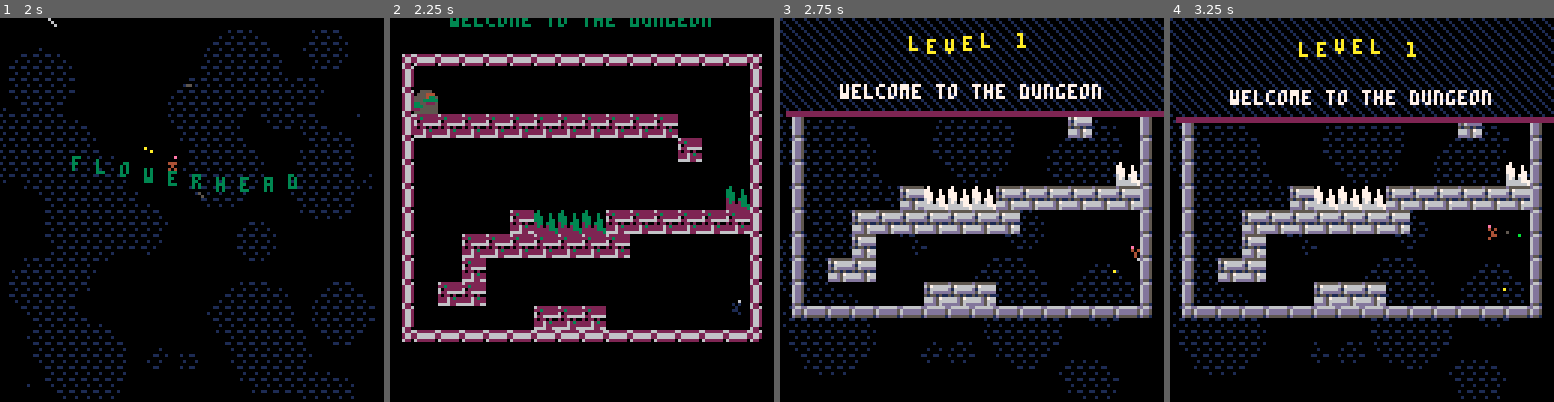
Above: before the commit, frames 1-4 (left to right).
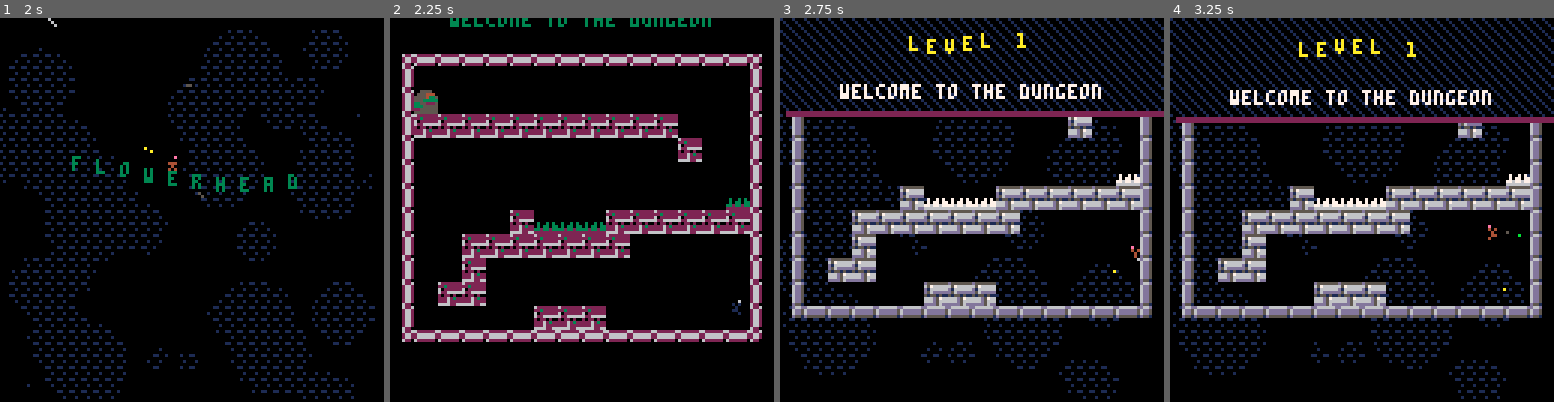
Above: after the commit, the same moments.

Repository: charlietran/flowerhead
Game: PICO-8 cartridge flowerhead.p8
Two runs of this game, one before a commit and one after it. Both use one fixed random seed, a clock stepped at 60 frames per second and the inputs below.
Inputs:
- Up to frame 1 (2 s): tap X (X key) at 0.33, 1.07, 1.85 s; tap O (Z key) at 0.7, 1.7 s; hold Right from 1.6 s (still down)
- Up to frame 2 (2.25 s): release Right at 2.1 s; tap O (Z key) at 2.1 s; hold Up from 2.15 s (still down)
- Up to frame 3 (2.75 s): release Up at 2.42 s; hold Right from 2.47 s (still down); tap O (Z key) at 2.5 s
- Up to frame 4 (3.25 s): tap O (Z key) at 2.9 s; tap X (X key) at 2.97 s; release Right at 3.03 s; hold Left from 3.08 s (still down)

Frame 1 is identical in both runs. In frame 2, 0.7% of the frame differs, in the area x 37-94%, y 43-57%; in frame 3, 0.7%; in frame 4, 0.7%.

Commit message:
New level, redo spikes
* Add level 7, "around the bend"
* Redo spikes to be half height (only 4 px tall) and adjust spike collision code. Full height spikes are still available
* Change visuals for non-plantable blocks to better signal that they're already semi-green

Diff:
--- a/flowerhead.p8
+++ b/flowerhead.p8
@@ -398,6 +398,12 @@
       }),
     level_class.new({
         index=7,
+        cx1=112,cy1=0,
+        num_bees=2,
+        desc="around the bend",
+      }),
+    level_class.new({
+        index=16,
         cx1=94,cy1=28,
         num_bees=4,
       })
@@ -1263,15 +1269,6 @@
 end
 
 function player:hit_spike()
-  if not self.hit_spike_this_frame then
-    self.hit_spike_this_frame=true
-    self.spike_timer +=1
-    return
-  end
-  if self.hit_spike_this_frame and self.spike_timer <= 4 then
-    self.spike_timer +=1
-    return
-  end
   if self.dead then return end
   self.dead=true
   self.dying_timer=30
@@ -1366,7 +1363,7 @@
     add(player.colls,{cx2,cy2})
   end
 
-  if not disable_callbacks and (is_spike(tile1) or is_spike(tile2)) then
+  if not disable_callbacks and (spike_collide(tile1,x1,y1) or spike_collide(tile2,x2,y2)) then
     entity:hit_spike()
     return
   end
@@ -1388,6 +1385,28 @@
     return coll
   else
     return false
+  end
+end
+
+-- special logic for map spike sprites
+-- since they are only 4 pixels tall
+-- 48 up
+-- 49 left
+-- 50 right
+-- 51 down
+function spike_collide(tile,x,y)
+  if not is_spike(tile) then return end
+
+  if tile==48 then
+    return y%8>4
+  elseif tile==49 then
+    return x%8>4
+  elseif tile==50 then
+    return x%8<4
+  elseif tile==51 then
+    return y%8<4
+  elseif tile > 51 and tile < 56 then
+    return true
   end
 end
 
@@ -2478,14 +2497,14 @@
 end
 
 __gfx__
-00000000d55555550000d66dd666666dd66d000000000000d66d00000000d66d0000000000000000333333335555555533333333000000000000000000000000
-000000006576666600006dd56dddddd56dd50000000000006dd5000000006dd50000000000000000333333335d5dd56533333333000000000000000000000000
-00700700d166666600006dd56dddddd56dd50000000000006dd5000000006dd50000000000000000333b3333555555553dd3d333000000000000000000000000
-00077000d56ddddd00006dd5d55555516dd5000000000000d55100000000d55100000000000000003333333b5d5555d535535531000000000000000000000000
-000770005155151100006dd5000000006dd50000d666666d00000000000000000000d66dd66d00003b3335335d5555d530030030000000000000000000000000
-00700700666d576600006dd5000000006dd500006dddddd5000000000000000000006dd56dd50000336d37365555555500030000000000000000000000000000
-00000000666d566600006dd5000000006dd500006dddddd5000000000000000000006dd56dd50000366d5666565dd5d500000000000000000000000000000000
-00000000dddd56dd0000d55100000000d5510000d555555100000000000000000000d551d5510000dddd56dd5555555500000000000000000000000000000000
+00000000d55555550000d66dd666666dd66d000000000000d66d00000000d66d0000000000000000333333333232233333333333000000000000000000000000
+000000006576666600006dd56dddddd56dd50000000000006dd5000000006dd50000000000000000333333333333232333333333000000000000000000000000
+00700700d166666600006dd56dddddd56dd50000000000006dd5000000006dd50000000000000000333b3333316363363dd3d333000000000000000000000000
+00077000d56ddddd00006dd5d55555516dd5000000000000d55100000000d55100000000000000003333333bd56dd3dd35535531000000000000000000000000
+000770005155151100006dd5000000006dd50000d666666d00000000000000000000d66dd66d00003b3335335155151130030030000000000000000000000000
+00700700666d576600006dd5000000006dd500006dddddd5000000000000000000006dd56dd50000336d3736666d576600030000000000000000000000000000
+00000000666d566600006dd5000000006dd500006dddddd5000000000000000000006dd56dd50000366d5666666d566600000000000000000000000000000000
+00000000dddd56dd0000d55100000000d5510000d555555100000000000000000000d551d5510000dddd56dddddd56dd00000000000000000000000000000000
 0c0c000c000c000000b000000000000000b000b00000000000000000000000000770004000000000000000000000000000000000000000000000000000000000
 0b00b00b00b0000004004b040040040b400400400000000000000000000000007667040000004400000440000000000000000000000000000000000000000000
 070700070007000000000000b0b0b0000000000000000000000000000000000007667a007777a000a66a00000000000000000000000000000000000000000000
@@ -2502,14 +2521,14 @@
 7575c5c5c5c5c5c5c5c5c575c5c57575c57575c5777cccccccccccccccccc777ccc7777cc7777ccc00000000000000000b00b0b0000000000000000000000000
 65c5c5c5c5c5c5c5c5c5c565c5c565c5c565c5c566cccccccccccccccccccc66cccc66cccc66cccc00000000000000000a0a000a000000000000000000000000
 c5c5c5c5c5c5c5c5c5c5c5c5c5c5c5c5c5c5c5c5cccccccccccccccccccccccccccccccccccccccc000000000000000003003030000000000000000000000000
-070000000777666666667770766666660000000000010000011100000000001077000000000000000000000000000000000000000c00700800a0000000000000
-770007007777776666777777777666660001100001011000000001100000000066667770000000000000000000000000000000000b00300b0030000000000000
-77700700007776666667770007760676000010000110100000001100111000006677777700000000000000000000000000000000c00700800a00000000000000
-777007700000006666000000077707760000110000001110001111100011000066677700000000000000000000000000000000000b00300b0030000000000000
-6770777000007666666700000770077700011110000111000010110001110000660000000000000000000000000000000000000000c00700800a000000000000
-676067700777777667777770007007771111101000011000000011100101100066670000000000000000000000000000000000000b00300b0030000000000000
-66666777000777766777700000700077001100000011110000001100001111006777777000000000000000000000000000000000000000000000000000000000
-66666667000000777700000000000070011111100111111000011110011111106677700000000000000000000000000000000000000000000000000000000000
+000000000000077667000000666666660070000000077766600000006666666600000000000000000000000000000000000000000c00700800a0000000000000
+000000000000777667770000776776770770007007777776666677706766666000000000000000000000000000000000000000000b00300b0030000000000000
+00000000000000666600000077077070077700700000766666777777776067600000000000000000000000000000000000000000c00700800a00000000000000
+000000000000777667700000070700700777007700000066666777007770776000000000000000000000000000000000000000000b00300b0030000000000000
+0700707000000776677700000000000006770777007776666600000077007770000000000000000000000000000000000000000000c00700800a000000000000
+070770770000006666000000000000000676067777777766666700000700777000000000000000000000000000000000000000000b00300b0030000000000000
+77677677000077766777000000000000066666760777666667777770070007700000000000000000000000000000000000000000000000000000000000000000
+66666666000000766770000000000000666666660000000666777000000007000000000000000000000000000000000000000000000000000000000000000000
 00e0000000e0000000e0000000000000000000000000000000000000000000000000000000000000000000000000000000000000000000000000000000000000
 00000000000000000000000000e00000005550000000000000000000000000000000000000000000000000000000000000000000000000000000000000000000
 44400000040000004440000000000000050055000000000000000000000000000000000000000000000000000000000000000000000000000000000000000000
@@ -2729,25 +2748,25 @@
 
 
 __gff__
-000301030101010101010101010000000000000000000000000000000000000008080808080c0c0c0c0c0000000000001010101000000000100000000000000000000000000000000000000000000000000000000000002020202020200000000000000000000000000000000000000000000000000000000000000000000000
+000301030101010101010101010000000000000000000000000000000000000008080808080c0c0c0c0c0000000000001010101010101010000000000000000000000000000000000000000000000000000000000000002020202020200000000000000000000000000000000000000000000000000000000000000000000000
 0000000000000000000000000000000000000000000000000000000000000000000000000000000000000000000000000000000000000000000000000000000000000000000000000000000000000000000000000000000000000000000000000000000000000000000000000000000000000000000000000000000000000000
 __map__
-0805050505050505050505050505050908050505050505050505050505050509080505050505050505050505050509000805050505050505050505050505050908050505050505050505050505090805050505050505050505050505050505050505050505050505050505050505050900000000000000000000000000000000
-0270000000000000000000000000000402010100003132000033330000010104020000000000000000000000000004000200000000000000000000000000000402000000000000000000000000040200000000000000000000000000000000000000000000000000000000000000000400000000000000000000000000000000
-0224700000000000000000000000000402010000003132000000000000000104020000000000000000000000000004000200000000000000000000000000000402000000000000000000000000040223000000000000000000000000000000000000000000000000000000000000000400000000000000000000000000000000
-0201010101010101010101010000000402000000003132000000000000000004020000000000005700000000000004000200000000000000000000000000000402000000000000000000000000040201000000000000000000000000000000000000000000000000000000000000000400000000000000000000000000000000
-0200000000000000000000000100000402000000003132000000000000000004020000000000000000000000000004000200000000000000000000000000000402000000000030000000000000040200000000000000000000000000000000000000000000000000000000000000000400000000000000000000000000000000
-0200000000000000000000000000000402240000003132000000010000000004020000000000010101000000000004000200000000000000570000000000000402000001000001000000000023040200000000010101010100000000000000000000000000000000000000000000000400000000000000000000000000000000
-0200000000000000000000000000300402013000000000000001010100000004020000000000000000000000000004000240000000000000000000000000000402000001000001000101010101040200000000000000000000000000000000000000000000000000000000000000000400000000000000000000000000000000
-0200000000013030300101010101010402010101010101010101010101000004020100000000000000000000000004000200000000000000000000000000230402000001000001000000000000040200000000000000000000000101010101000000000000000000000000000000000400000000000000000000000000000000
-0200000101010101010100000000000402000000003333000033330001010004020000000000000000000000000004000201010101000000000000010101010402000001000001000000000000040200000000000000000000000000000000000000000000000000000000000000000400000000000000000000000000000000
-0200000100000000000000000000000402000000000000000000000001010004020000000101010101010000002304000200000000000000000000000000000402000001000001000000000000040200000000000000000000000000000000000001010101010000000000000000000400000000000000000000000000000000
-0200010100000000000000000000000402000000000000000000000000010004020000000000000000000000010104000200000000000000000000000000000402000001000001000000000000040200000000000000000000000000000000000000000000000000000000000000000400000000000000000000000000000000
-0200000000000101010000000000400402400000000000000000000000010004020000000000000000000001010104000200000000000000000000000000000402000001005701000000000000040200000000570000000000000000000000000000000000000000010101010100000400000000000000000000000000000000
-0703030303030303030303030303030602000000003030000030300000000004020000000000000000000101010104000200000000000000000000000000000402000001000001000000000000040200000000000000000000000000000000000000000000000000000000000000000400000000000000000000000000000000
-0000000000000000000000000000000007030303030303030303030303030306020000000000000000010101010104000200000000000000000000000000000402000001000001000000000000040240000000000000000000000000000000000000000000000000000000000000000400000000000000000000000000000000
-000000000000000000000000000000000000000000000000000000000000000002400000000000000101010101010400023030303030303030303030303030040240000130300130303030303004020b0b0b0b0b0b0b0b0b0b0b30303030300b0b0b0b0b0b0b0b3030300b0b0b0b0b0400000000000000000000000000000000
-0000000000000000000000000000000000000000000000000000000000000000070303030303030303030303030306000703030303030303030303030303030607030303030303030303030303060703030303030303030303030303030303030303030303030303030303030303030600000000000000000000000000000000
+0805050505050505050505050505050908050505050505050505050505050509080505050505050505050505050509000805050505050505050505050505050908050505050505050505050505090805050505050505050505050505050505050505050505050505050505050505050908050505050505050505050505050509
+0270000000000000000000000000000402010100003132000033330000010104020000000000000000000000000004000200000000000000000000000000000402000000000000000000000000040200000000000000000000000000000000000000000000000000000000000000000402000000000000000000000000000004
+0224700000000000000000000000000402010000003132000000000000000104020000000000000000000000000004000200000000000000000000000000000402000000000000000000000000040223000000000000000000000000000000000000000000000000000000000000000402002300000000000000000000000004
+0201010101010101010101010000000402000000003132000000000000000004020000000000005700000000000004000200000000000000000000000000000402000000000000000000000000040201000000000000000000000000000000000000000000000000000000000000000402000b00005700000000000000000004
+0200000000000000000000000100000402000000003132000000000000000004020000000000000000000000000004000200000000000000000000000000000402000000000030000000000000040200000000000000000000000000000000000000000000000000000000000000000402000000000000303030303000000004
+02000000000000000000000000000004022400000031320000000100000000040200000000000101010000000000040002000000000000005700000000000004020000010000010000000000230402000000000101010101000000000000000000000000000000000000000000000004020000000b0b0b010101010100000004
+0200000000000000000000000000300402013400000000000001010100000004020000000000000000000000000004000240000000000000000000000000000402000001000001000101010101040200000000000000000000000000000000000000000000000000000000000000000402000000000000000000000000000004
+0200000000013030300101010101010402010101010101010101010101000004020100000000000000000000000004000200000000000000000000000000230402000001000001000000000000040200000000000000000000000101010101000000000000000000000000000000000402000030000000000000000000000004
+0200000101010101010100000000000402000000003737000037370001010004020000000000000000000000000004000201010101000000000000010101010402000001000001000000000000040200000000000000000000000000000000000000000000000000000000000000000402003101000000000000000000000004
+0200000100000000000000000000000402000000000000000000000001010004020000000101010101010000002304000200000000000000000000000000000402000001000001000000000000040200000000000000000000000000000000000001010101010000000000000000000402000000000000000000000000000004
+0200010100000000000000000000000402000000000000000000000000010004020000000000000000000000010104000200000000000000000000000000000402000001000001000000000000040200000000000000000000000000000000000000000000000000000000000000000402000000000030000000000000000004
+0200000000000101010000000000400402400000000000000000000000010004020000000000000000000001010104000200000000000000000000000000000402000001005701000000000000040200000000570000000000000000000000000000000000000000010101010100000402000000000001320000000000010004
+0703030303030303030303030303030602000000003030000030300000000004020000000000000000000101010104000200000000000000000000000000000402000001000001000000000000040200000000000000000000000000000000000000000000000000000000000000000402000000000000000000000000000004
+0000000000000000000000000000000007030303030303030303030303030306020000000000000000010101010104000200000000000000000000000000000402000001000001000000000000040240000000000000000000000000000000000000000000000000000000000000000402000000400000000000000000000004
+000000000000000000000000000000000000000000000000000000000000000002400000000000000101010101010400023434343434343434343434343434040240000134340134343434343404020b0b0b0b0b0b0b0b0b0b0b34343434340b0b0b0b0b0b0b0b3434340b0b0b0b0b04023434340b3434343434343434343404
+0000000000000000000000000000000000000000000000000000000000000000070303030303030303030303030306000703030303030303030303030303030607030303030303030303030303060703030303030303030303030303030303030303030303030303030303030303030607030303030303030303030303030306
 0000000000000000000000000000000000000000000000000000000000000000000000000000000000000000000000000000000000000000000000000000000000000000000000000000000000000000000000000000000000000000000000000000000000000000000000000000000000000000000000000000000000000000
 0000000000000000000000000000000000000000000000000000000000000000000000000000000000000000000000000000000000000000000000000000000000000000000000000000000000000000000000000000000000000000000000000000000000000000000000000000000000000000000000000000000000000000
 0000000000000000000000000000000000000000000000000000000000000000000000000000000000000000000000000000000000000000000000000000000000000000000000000000000000000000000000000000000000000000000000000000000000000000000000000000000000000000000000000000000000000000
